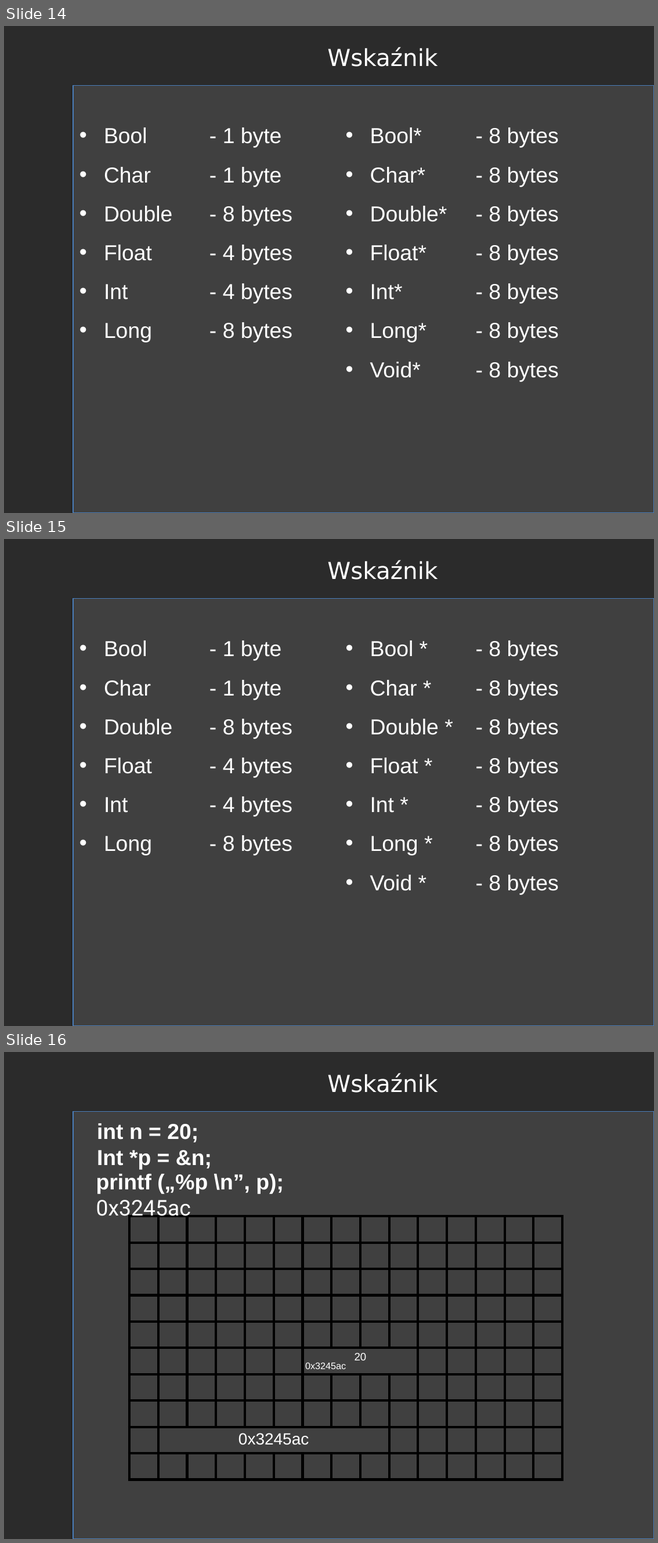
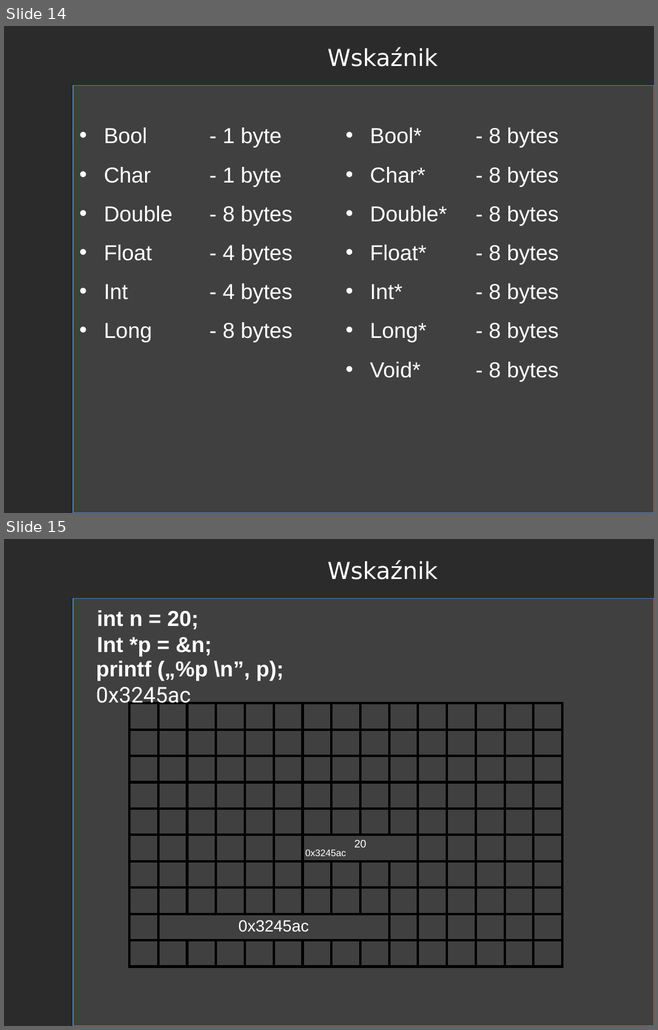
Before and after one commit to RafLew84/WpumKJ, a slide deck: 2021-2022/Wykład/Wyklad2.pptx. Shown one above the other, each under a label of ours: slides 14, 15 and 16 before the commit, slides 14 and 15 after it. The pictures are 658x1543 and 658x1030 pixels, drawn with LibreOffice and Linux fonts; fonts in the diff are those of the drawing; background and template pictures are left out; a plain dark background stands for a picture behind light text. Boxes give left, top, right and bottom in pixels: in the first picture for what was removed or moved away, otherwise in the second. Text is boxed around its words. In the diff, an @@ line names an element or a change of style, - is before the commit and + after.

```diff
--- a/2021-2022/Wykład/Wyklad2.pptx
+++ b/2021-2022/Wykład/Wyklad2.pptx
@@ slide 15 removed at [4,539,654,1026], background picture (left out) @@
@@ text removed at [327,560,437,580] @@
-Wskaźnik
@@ rectangle removed at [73,599,654,1026] @@
@@ text removed at [104,641,292,856] @@
-• Bool - 1 byte
-• Char - 1 byte
-• Double - 8 bytes
-• Float - 4 bytes
-• Int - 4 bytes
-• Long - 8 bytes
@@ text removed at [370,641,558,895] @@
-• Bool * - 8 bytes
-• Char * - 8 bytes
-• Double * - 8 bytes
-• Float * - 8 bytes
-• Int * - 8 bytes
-• Long * - 8 bytes
-• Void * - 8 bytes
@@ what was slide 16 is now slide 15 @@
```
Also in this commit, not shown: 2 slides changed, 2 other slides removed, 2 other files.
